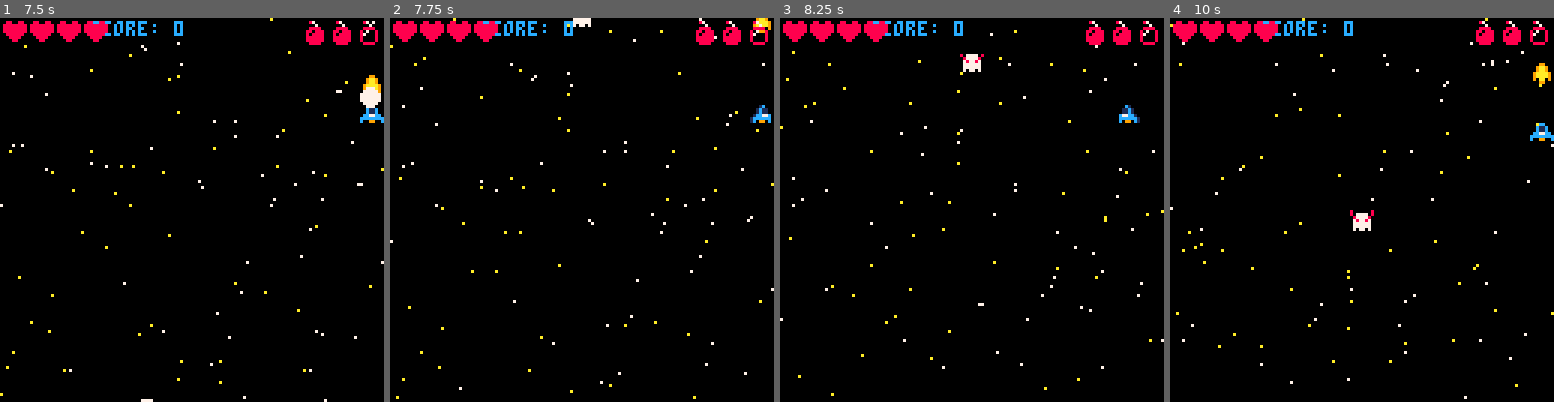
Above: before the commit, frames 1-4 (left to right).
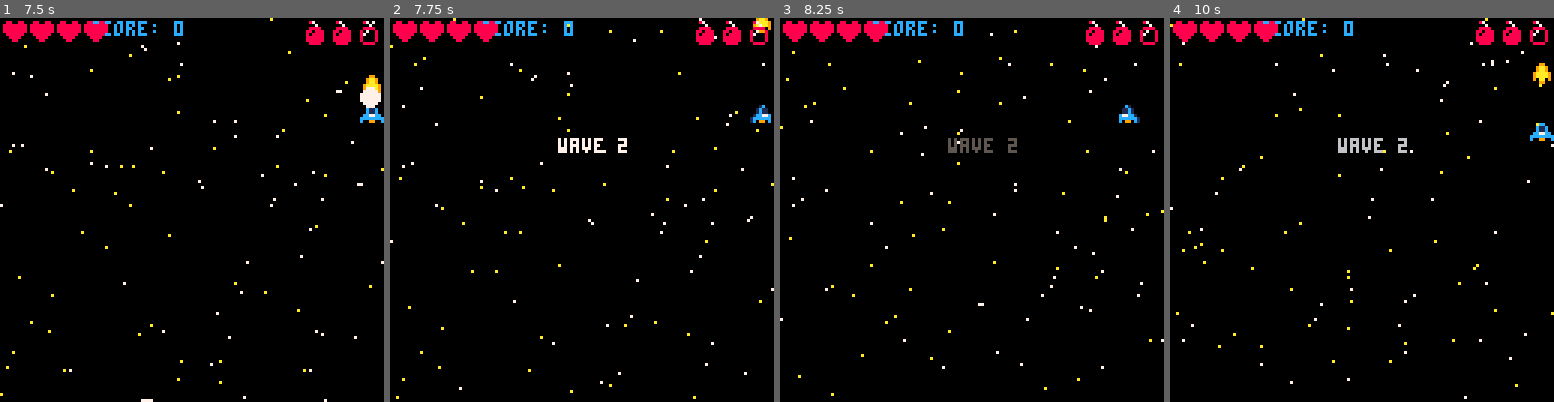
Above: after the commit, the same moments.

Repository: ljsnell/pico-8-shmup
Game: PICO-8 cartridge shmup.p8
The game is run twice, just before and just after one commit, with the same random seed, the same clock (stepped at 60 frames per second) and the same inputs.
Inputs:
- Up to frame 1 (7.5 s): tap X (X key) at 0.33, 1.07, 1.85, 2.97, 4.08, 5.2, 6.32, 7.43 s; tap O (Z key) at 0.7, 1.7, 2.1, 2.5, 2.9, 3.3, 3.7, 4.1, 4.5, 4.9, 5.3, 5.7, 6.1, 6.5, 6.9, 7.3 s; hold Right 1.6-2.1 s; hold Up 2.15-2.42 s; hold Right 2.47-3.03 s; hold Left 3.08-3.58 s; hold Down 3.63-3.97 s; hold Right 4.02-4.68 s; hold Up 4.73-5.03 s; hold Left 5.08-5.68 s; hold Down 5.73-6.03 s; hold Right 6.08-6.58 s; hold Right 6.63-7.13 s; hold Up 7.18-7.45 s
- Up to frame 2 (7.75 s): hold Right from 7.5 s (still down); tap O (Z key) at 7.7 s
- Up to frame 3 (8.25 s): release Right at 8.07 s; tap O (Z key) at 8.1 s; hold Left from 8.12 s (still down)
- Up to frame 4 (10 s): tap O (Z key) every 0.4 s from 8.5 to 9.7 s; tap X (X key) at 8.55, 9.67 s; release Left at 8.62 s; hold Down 8.67-9 s; hold Right 9.05-9.72 s; hold Up from 9.77 s (still down)

Frame 1 is identical in both runs. In frame 2, 0.4% of the frame differs, in the area x 43-62%, y 0-36%; in frame 3, 0.5%; in frame 4, 0.6%, in the area x 43-62%, y 31-56%.

Commit message:
Allows enemies to fly by now.

Diff:
--- a/shmup.p8
+++ b/shmup.p8
@@ -23,6 +23,8 @@
 -- spawn multiple enemies (try 5 or 10 over time)
 -- Different types of enemies
 function start_game()
+	-- enemies
+	enemies={}
 	wave=0
 	t=0
 	mode="splash"
--- a/update.p8
+++ b/update.p8
@@ -143,7 +143,6 @@
 
 		if myen.y>128 then
 			del(enemies,myen)
-			spawnen()
 		end
 	end
 
@@ -163,10 +162,6 @@
 					del(enemies, myen)
 					sfx(2)
 					score+=100
-
-					if #enemies==0 then
-						nextwave()
-					end
 				end
 			end
 		end
@@ -212,4 +207,9 @@
 	if ship.y<0 then
 		ship.y=0
 	end
-end
+
+	-- check if wave is over
+	if #enemies==0 and mode=="game" then
+		nextwave()
+	end
+end
--- a/waves.p8
+++ b/waves.p8
@@ -2,8 +2,6 @@
 version 42
 __lua__
 function spawnen(entype)
-	-- enemies
-	enemies={}
 
 	local myen={}
 	myen.x=rnd(120)
